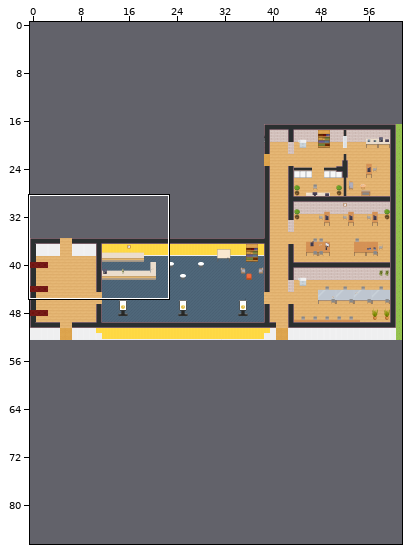
An edit to a level. Tiled map (JSON), map.tmj. The first picture is a wide view before the edit; the outline marks the close-up.
Close-up. Before:
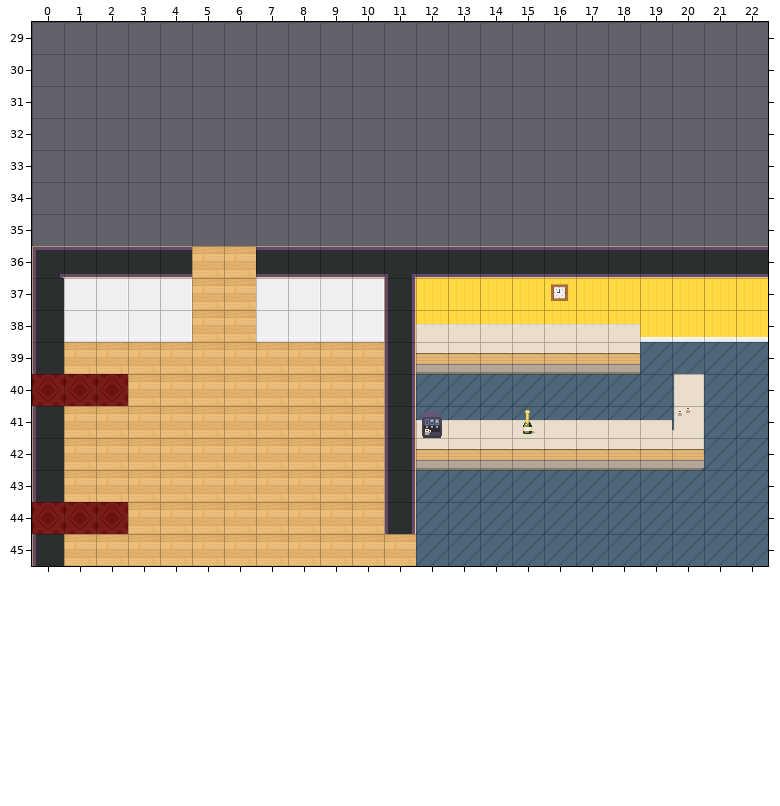
Cells are 32x32 px. Shown: x 0..22, y 29..45. The commit also changed other parts of the map, which this record leaves out.
After:
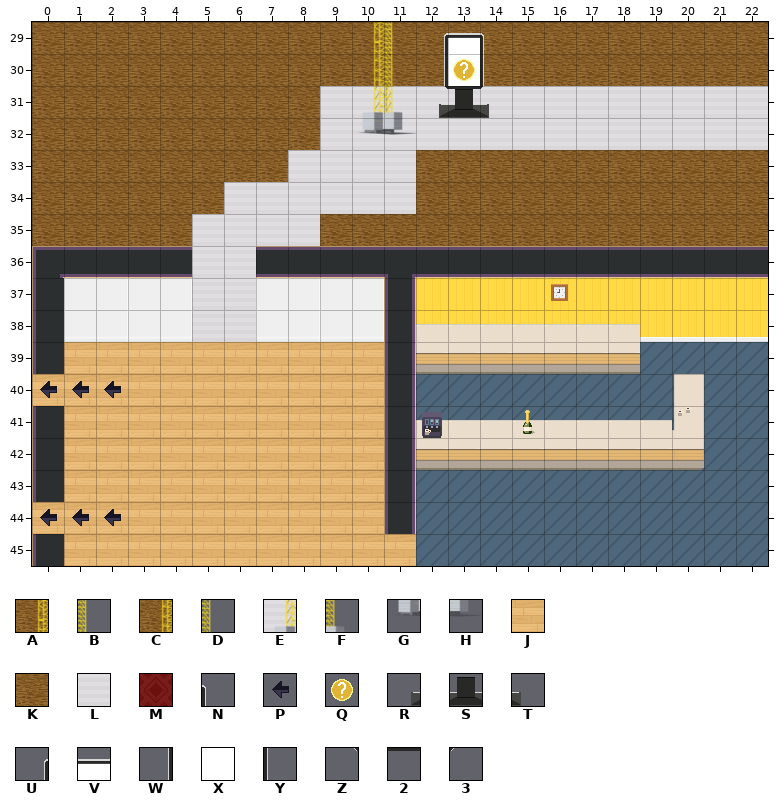
Key: from "Liebbher_big_2": A 1295, B 1296, C 1375, D 1376, E 1455, F 1456, G 1535, H 1536; from "WA_Room_Builder": J 350, K 352, L 358, M 387; from "WA_User_Interface": N 25, P 31 turned 270, Q 105, R 143, S 144, T 145, U 195, V 196, W 208, X 209, Y 210, Z 221, 2 222, 3 223.
_ is an empty cell.
See-through tiles are keyed as they look on the map.
The edit:
Layer "floor/floor1":
Tile M gives way to tile J in row 40 at x 0 to 2; in row 44 at x 0 to 2.
Layer "floor/floor2":
The edit adds tile K in row 29 at x 0 to 22; in row 30 at x 0 to 12 and 14 to 22; in rows 31 to 32 at x 0 to 8; in row 33 at x 0 to 7 and 12 to 22; in row 34 at x 0 to 5 and 12 to 22; in row 35 at x 0 to 4 and 9 to 22.
The edit adds tile L in rows 31 to 32 at x 9 to 22; in row 33 at x 8 to 11; in row 34 at x 6 to 11; in row 35 at x 5 to 8; in rows 36 to 38 at x 5 to 6.
The edit adds tile P in row 40 at x 0 to 2; in row 44 at x 0 to 2.
Layer "furniture/furniture1":
The edit adds tile E in row 31 at x 10.
The edit adds tile F in row 31 at x 11.
The edit adds tile G in row 32 at x 10.
The edit adds tile H in row 32 at x 11.
The edit adds tile R in row 31 at x 12.
The edit adds tile S in row 31 at x 13.
The edit adds tile T in row 31 at x 14.
Layer "above/above1":
The edit adds tile 2 in row 31 at x 13.
The edit adds tile 3 in row 31 at x 14.
The edit adds tile A in row 29 at x 10.
The edit adds tile B in row 29 at x 11.
The edit adds tile C in row 30 at x 10.
The edit adds tile D in row 30 at x 11.
The edit adds tile N in row 29 at x 14.
The edit adds tile U in row 29 at x 12.
The edit adds tile V in row 29 at x 13.
The edit adds tile W in row 30 at x 12.
The edit adds tile X in row 30 at x 13.
The edit adds tile Y in row 30 at x 14.
The edit adds tile Z in row 31 at x 12.
Layer "above/above2":
The edit adds tile Q in row 30 at x 13.
Where, in picture pixels (left, top, right, bottom), the same in both close-ups:
added: (32, 22, 768, 342)
changed: (32, 374, 128, 406)
changed: (32, 502, 128, 534)
